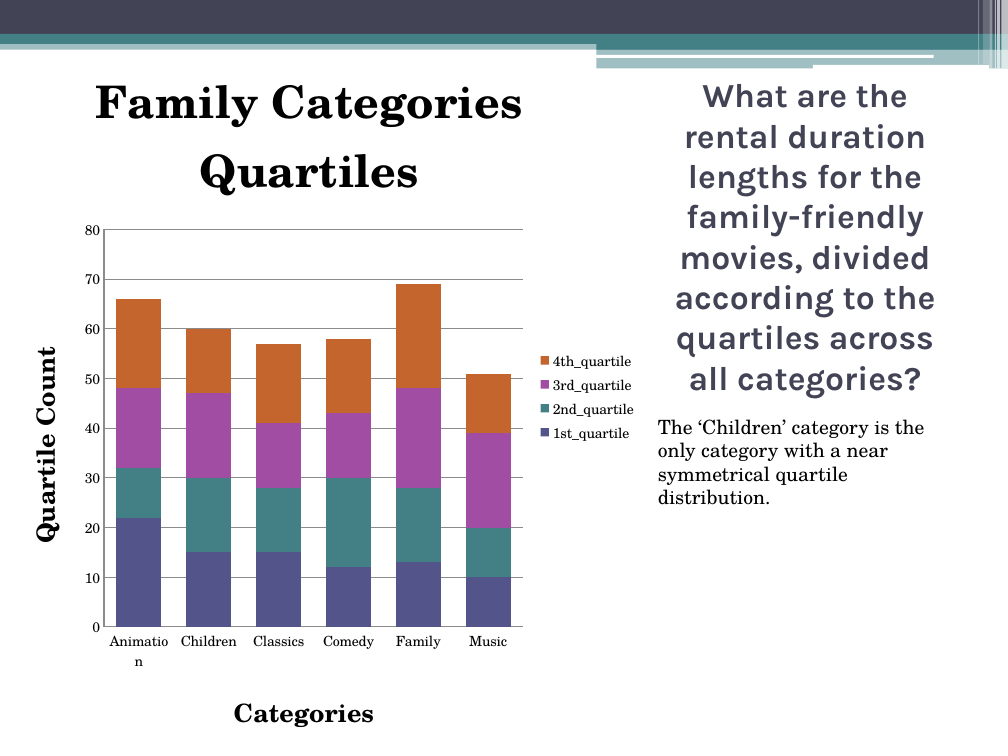
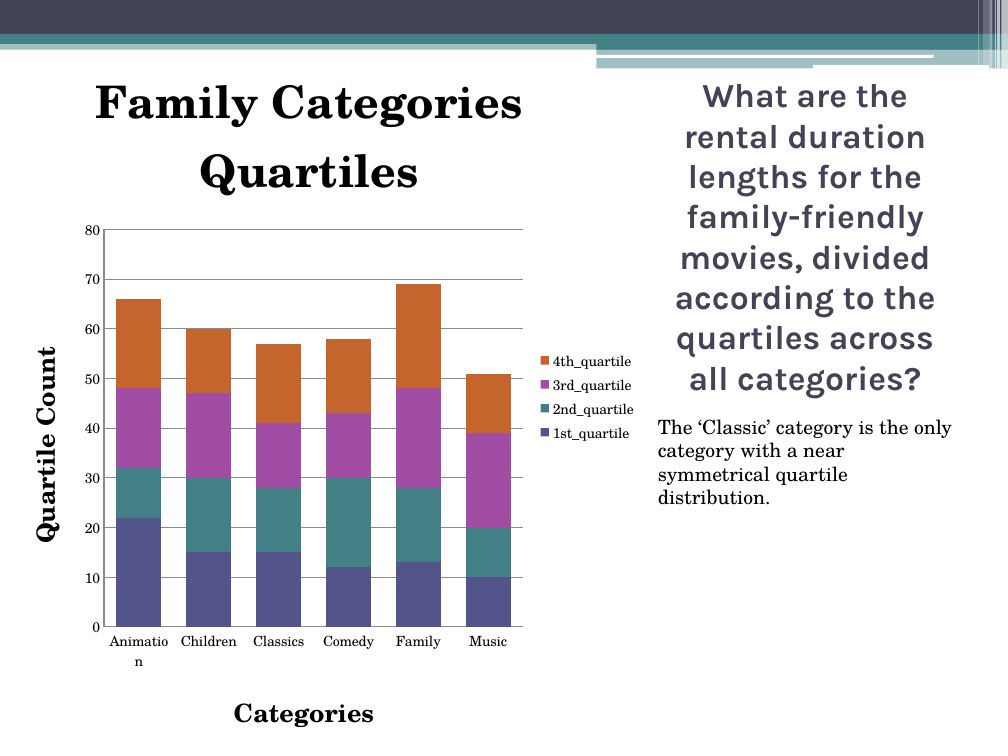
Before and after one commit to RaeezAhmedMoosa/udacity-p4ds-moviesDB, a slide deck: slide 3 of slideshow/movies-db-slideshow.pptx. Drawn at 1008x756 pixels with LibreOffice and Linux fonts; fonts in the diff are those of the drawing. Boxes give left, top, right and bottom in pixels: in the first picture for what was removed or moved away, otherwise in the second. Text is boxed around its words. In the diff, an @@ line names an element or a change of style, - is before the commit and + after.

```diff
--- a/slideshow/movies-db-slideshow.pptx
+++ b/slideshow/movies-db-slideshow.pptx
@@ text at [658, 419, 952, 505]: text changed @@
-The ‘Children’ category is the only category with a near symmetrical quartile distribution.
+The ‘Classic’ category is the only category with a near symmetrical quartile distribution.
```
Also in this commit, not shown: 1 slide added.
